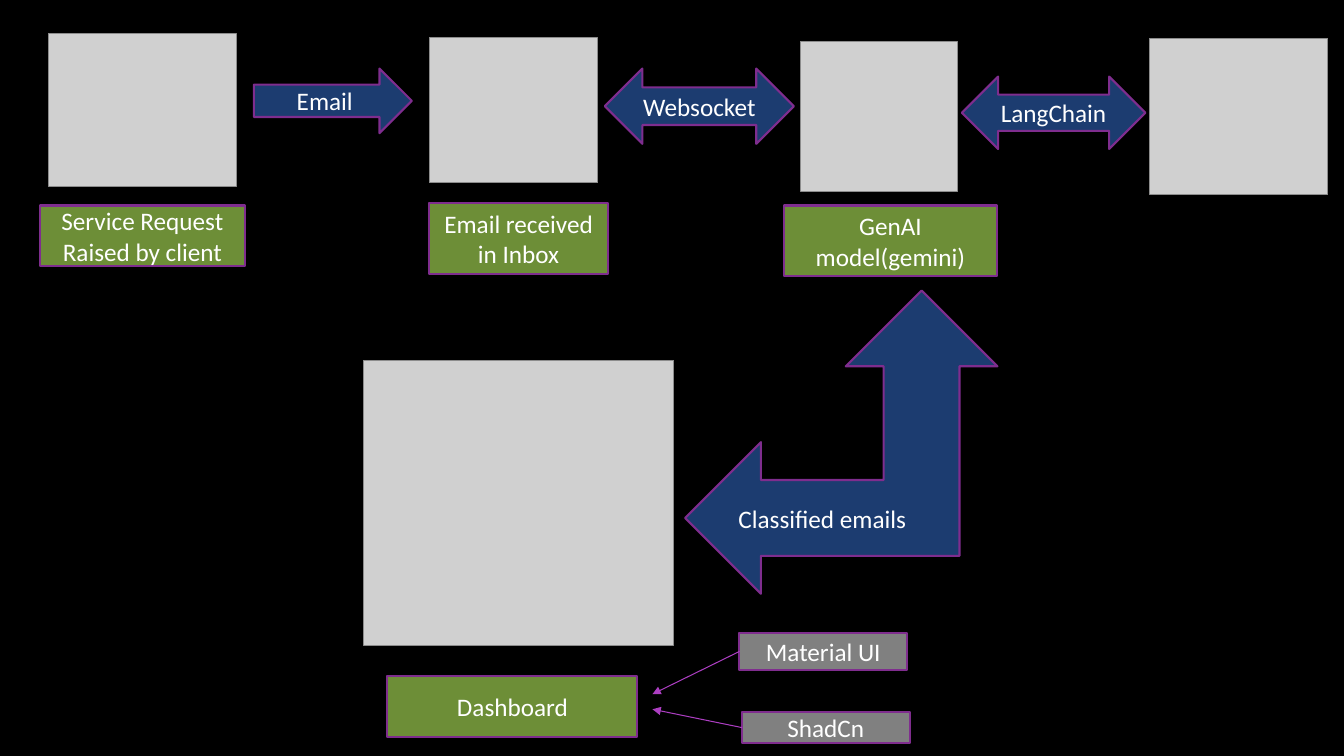
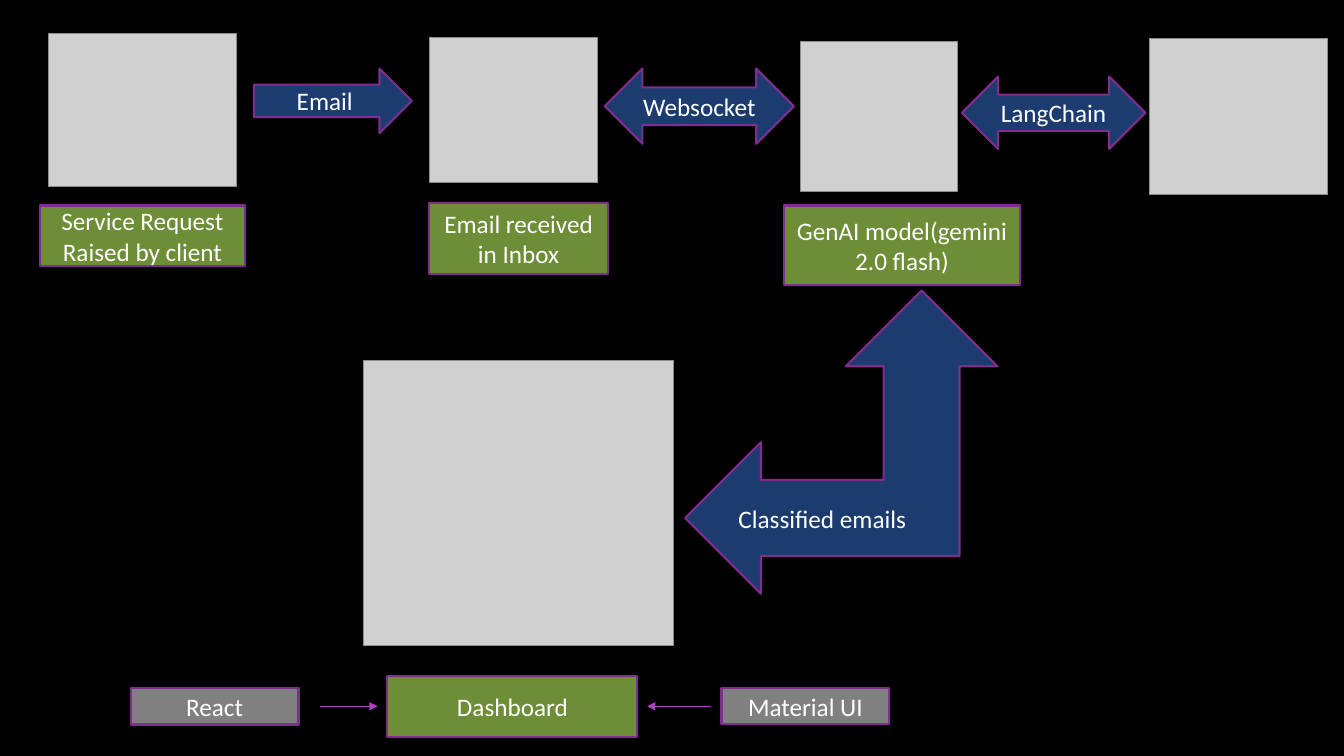
Before and after one commit to ewfx/gaied-next-gen-thinkers, a slide deck: slide 1 of artifacts/arch/FlowDiagram.pptx. Drawn at 1344x756 pixels with LibreOffice and Linux fonts; fonts in the diff are those of the drawing; grey boxes stand for pictures; background and template pictures are left out. Boxes give left, top, right and bottom in pixels: in the first picture for what was removed or moved away, otherwise in the second. Text is boxed around its words. In the diff, an @@ line names an element or a change of style, - is before the commit and + after.

```diff
--- a/artifacts/arch/FlowDiagram.pptx
+++ b/artifacts/arch/FlowDiagram.pptx
@@ rectangle "GenAI model(gemini 2.0 flash)": place and size @@
-rectangle "GenAI model(gemini 2.0 flash)" at [783, 206, 997, 276]
+rectangle "GenAI model(gemini 2.0 flash)" at [783, 206, 1020, 285]
@@ text in rectangle at [797, 222, 1007, 274]: text changed @@
-GenAI model(gemini)
+GenAI model(gemini 2.0 flash)
@@ rectangle added at [131, 689, 299, 725], fill #808080, outline #7F2E8F 1.5 pt, 18 pt, text #FFFFFF @@
+React
@@ rectangle "Material UI": place and size @@
-rectangle "Material UI" at [739, 633, 907, 669]
+rectangle "Material UI" at [722, 689, 890, 725]
@@ arrow added from (321, 707) to (378, 707), #AC3EC1 0.75 pt @@
@@ arrow moved from (739, 651) - (652, 695) to (711, 707) - (647, 707) @@
@@ arrow removed from (742, 728) to (652, 710) @@
@@ rectangle removed at [742, 713, 910, 743] @@
-ShadCn
```
Also in this commit, not shown: 2 other files.
